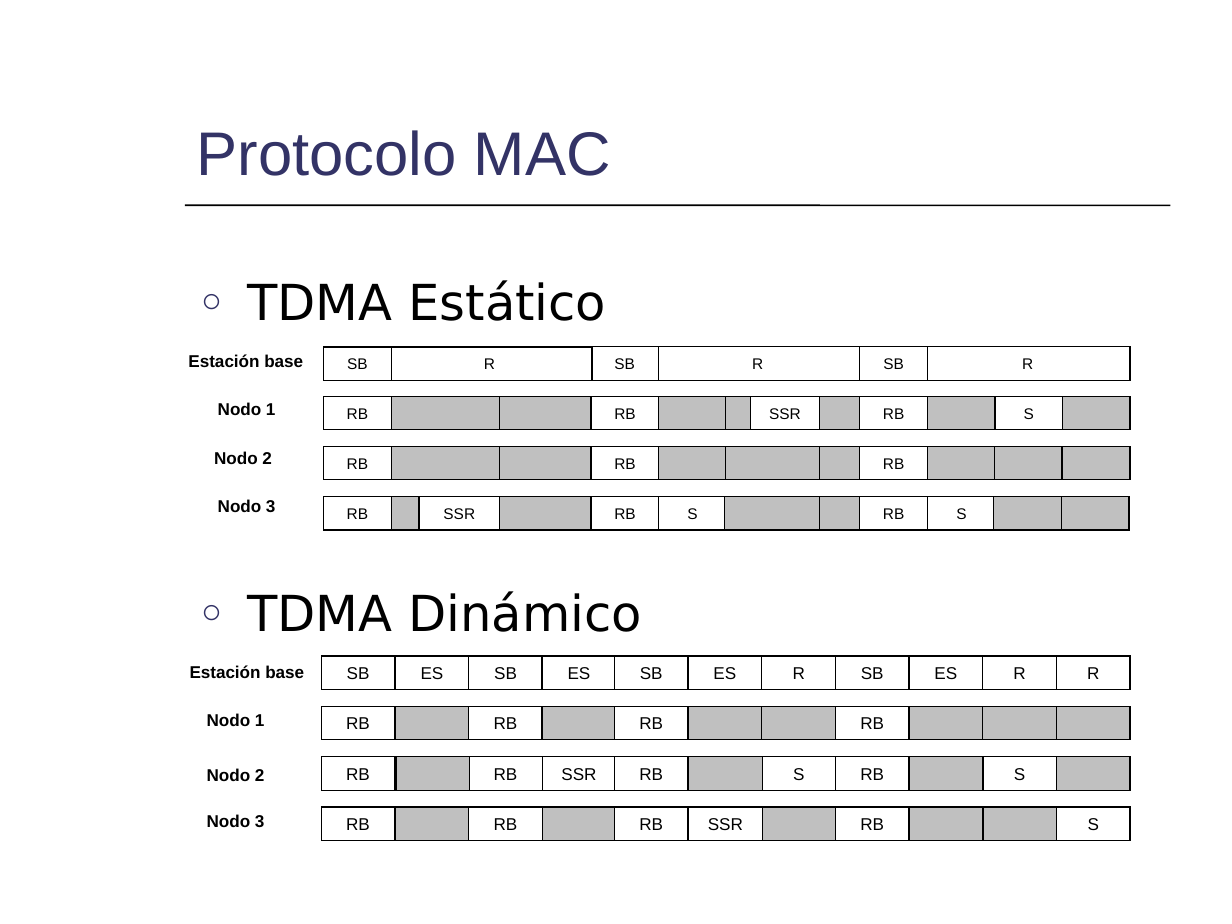
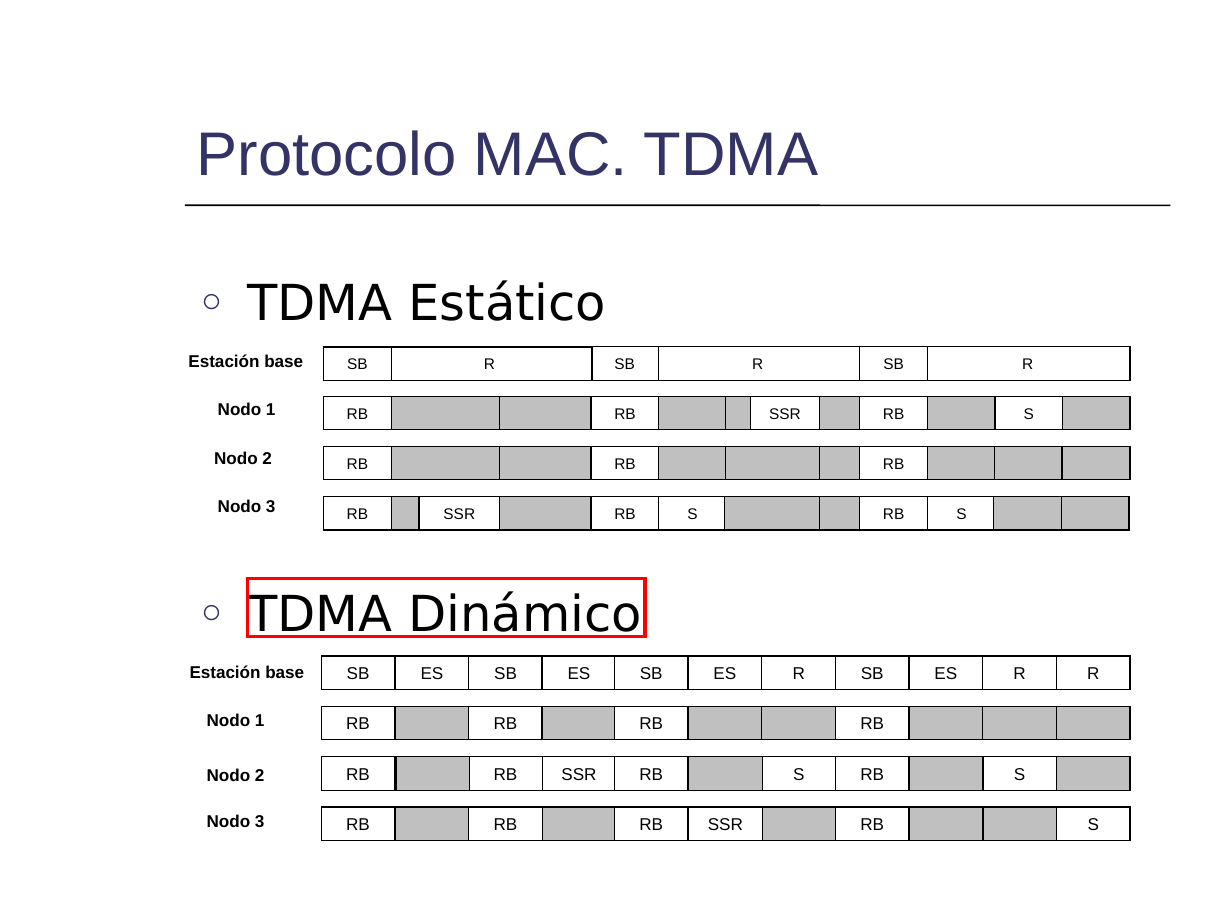
Before and after one commit to mmja/redsensores, a slide deck: slide 8 of Memoria/Consumo.ppt (slide 7 before the commit). Drawn at 1232x924 pixels with LibreOffice and Linux fonts; fonts in the diff are those of the drawing. Boxes give left, top, right and bottom in pixels: in the first picture for what was removed or moved away, otherwise in the second. Text is boxed around its words. In the diff, an @@ line names an element or a change of style, - is before the commit and + after.

```diff
--- a/Memoria/Consumo.ppt
+++ b/Memoria/Consumo.ppt
@@ title at box(197, 130, 818, 176): text changed @@
-Protocolo MAC
+Protocolo MAC. TDMA
@@ rectangle added at box(248, 578, 646, 636), outline #FF0000 2.01 pt @@
```
Also in this commit, not shown: 5 other slides changed, 1 slide added.
